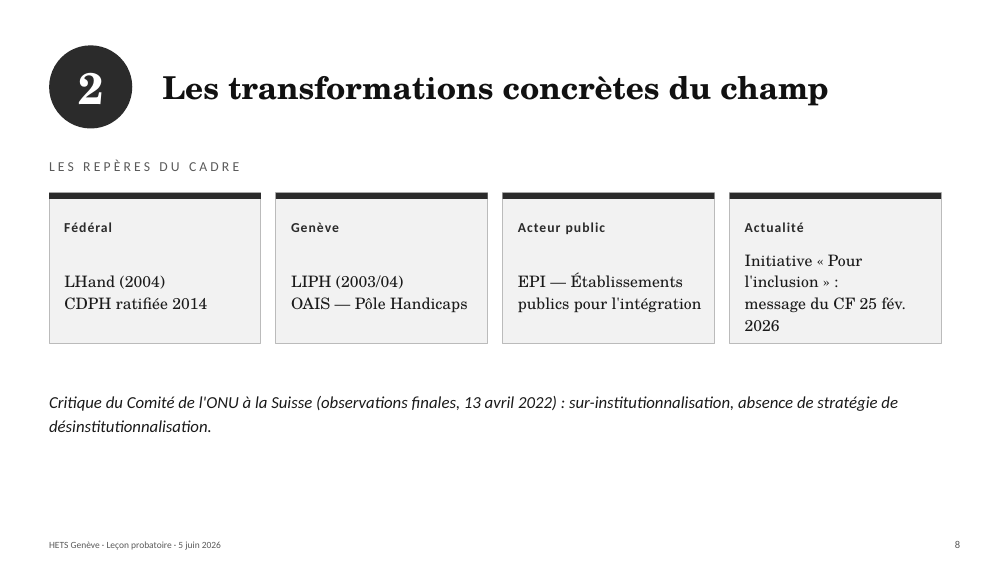
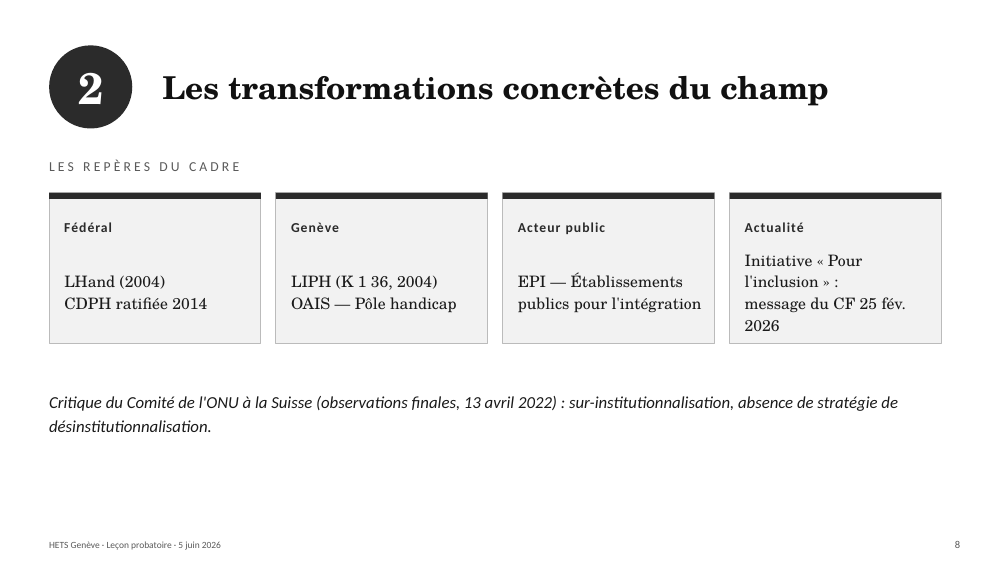
Before and after one commit to pierrebrasseur/cours-handicap-ts, a slide deck: slide 12 of docs/pdfs/Brasseur_lecon_5juin.pptx (slide 11 before the commit). Drawn at 1008x567 pixels with LibreOffice and Linux fonts; fonts in the diff are those of the drawing. Boxes give left, top, right and bottom in pixels: in the first picture for what was removed or moved away, otherwise in the second. Text is boxed around its words. In the diff, an @@ line names an element or a change of style, - is before the commit and + after.

```diff
--- a/docs/pdfs/Brasseur_lecon_5juin.pptx
+++ b/docs/pdfs/Brasseur_lecon_5juin.pptx
@@ text at bbox=[291, 275, 457, 312]: text changed @@
-LIPH (2003/04)
-OAIS — Pôle Handicaps
+LIPH (K 1 36, 2004)
+OAIS — Pôle handicap
```
Also in this commit, not shown: 3 other slides changed.
